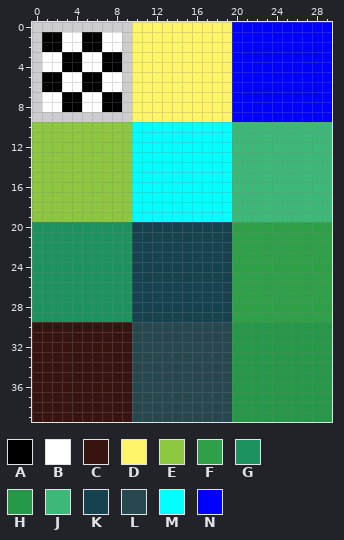
One commit to this pixel-art sprite: tilesets/TileSet1/output_tileset.png. The picture above was drawn from the file before the commit.
The file is 60x80 pixels, drawn in blocks of 2x2; one block is one cell here.
Palette (. is transparent): A #000000  B #ffffff  C #381410  D #fff568  E #8dc73f  F #2ea048  G #1c935e  H #269849  J #3cb878  K #16424f  L #27484f  M #00ffff  N #0000ff
After the commit:
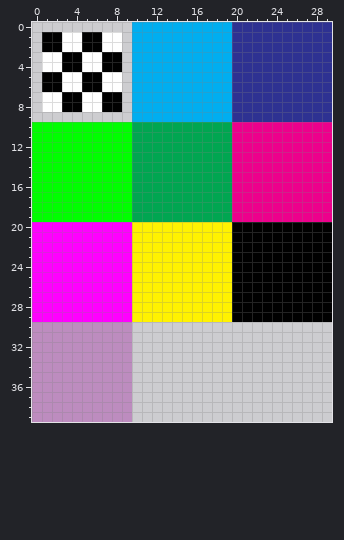
What changed:
colour C: #381410 -> #bd8cbf
colour D: #fff568 -> #00aef0
colour E: #8dc73f -> #00ff00
colour G: #1c935e -> #ff00ff
colour J: #3cb878 -> #ed008c
colour K: #16424f -> #fff200
colour M: #00ffff -> #00a651
colour N: #0000ff -> #2e3192
y 20..29: x 20..29 FFFFFFFFFF -> AAAAAAAAAA
y 30..39: x 10..29 LLLLLLLLLLHHHHHHHHHH -> ....................
Pixel boxes of the changes (left, top, right, bottom) in both pictures:
changed: (32, 22, 332, 422)
